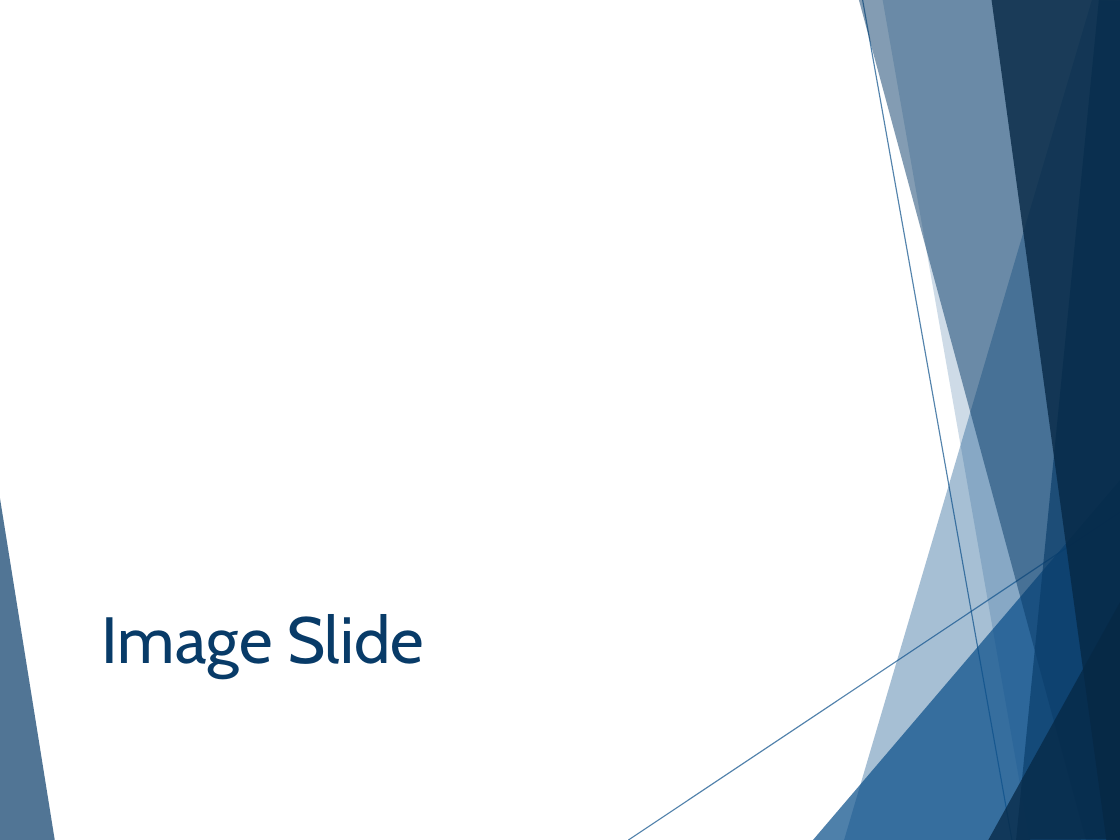
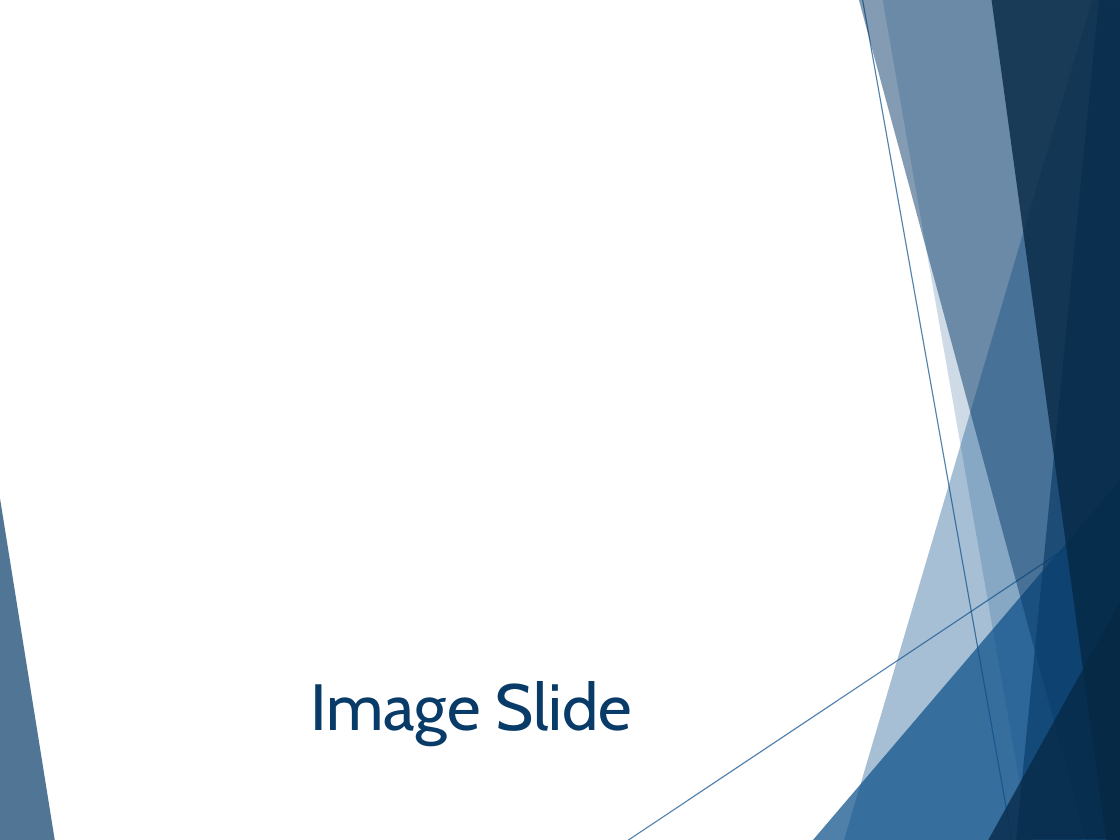
Before and after one commit to cashmy/AAISE_Details, a slide deck: slide 21 of 10-152-117_Python_Programming/Slide_Decks/W0ND0N_Lecture_Slides.pptx. Drawn at 1120x840 pixels with LibreOffice and Linux fonts; fonts in the diff are those of the drawing; background and template pictures are left out. Boxes give left, top, right and bottom in pixels: in the first picture for what was removed or moved away, otherwise in the second. Text is boxed around its words. In the diff, an @@ line names an element or a change of style, - is before the commit and + after.

```diff
--- a/10-152-117_Python_Programming/Slide_Decks/W0ND0N_Lecture_Slides.pptx
+++ b/10-152-117_Python_Programming/Slide_Decks/W0ND0N_Lecture_Slides.pptx
@@ title "Image Slide": place and size @@
-title "Image Slide" at [102, 614, 424, 677]
+title "Image Slide" at [310, 681, 633, 745]
@@ title "Image Slide" at [310, 681, 633, 745]: alignment left to centre @@
```
Also in this commit, not shown: 3 other slides changed, 1 slide added, 1 slide removed, 45 other files.
